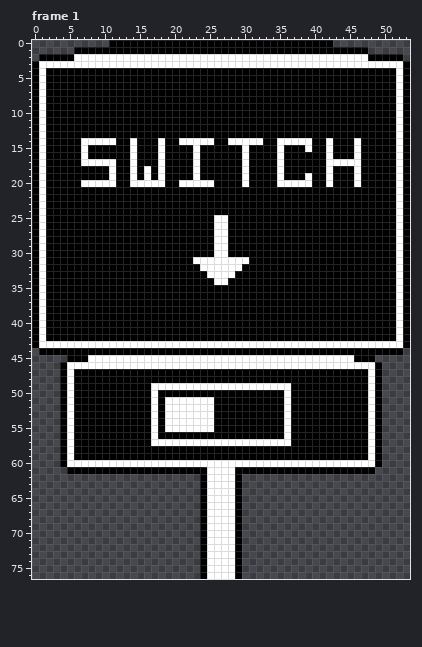
A pixel-art file gets an edit: languages/zh_CN/assets/images/battleCharacters/mettaton/bodyBack.ase. Above is the file before it was changed.
54x77 pixels, 2 frames. Shown: frame 1. The commit also changed other frames, which this record leaves out.
New version:
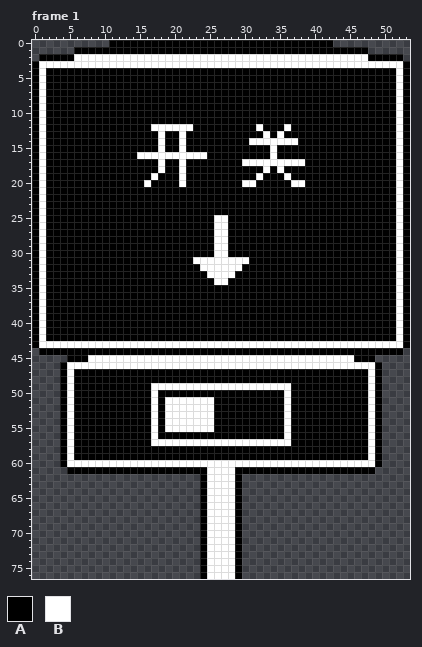
Palette (. is transparent): A #000000  B #ffffff
Difference:
layer "图层 1" added
Frame 1, layers "图层 1", "Layer 1":
y 12: x 17..22 AAAAAA -> BBBBBB; x 32 A -> B; x 36 A -> B
y 13: x 18 A -> B; x 21 A -> B; x 33 A -> B; x 35 A -> B
y 14: x 7..11 BBBBB -> AAAAA; x 14 B -> A; x 22..25 BBBB -> AAAA; x 28..30 BBB -> AAA; x 33..34 AA -> BB; x 38..39 BB -> AA; x 42 B -> A; x 46 B -> A
y 15: x 7 B -> A; x 14 B -> A; x 21 A -> B; x 23 B -> A; x 30 B -> A; x 34..35 AB -> BA; x 39 B -> A; x 42 B -> A; x 46 B -> A
y 16: x 7 B -> A; x 14..17 BAAA -> ABBB; x 19..22 AAAA -> BBBB; x 24 A -> B; x 30 B -> A; x 34..35 AB -> BA; x 42 B -> A; x 46 B -> A
y 17: x 7..11 BBBBB -> AAAAA; x 14 B -> A; x 21 A -> B; x 23 B -> A; x 31..34 AAAA -> BBBB; x 36..38 AAA -> BBB; x 42..46 BBBBB -> AAAAA
y 18: x 11 B -> A; x 14 B -> A; x 16 B -> A; x 21 A -> B; x 23 B -> A; x 30 B -> A; x 33 A -> B; x 42 B -> A; x 46 B -> A
y 19: x 11 B -> A; x 14 B -> A; x 16..18 BAB -> ABA; x 21 A -> B; x 23 B -> A; x 30 B -> A; x 32 A -> B; x 35..36 BA -> AB; x 39 B -> A; x 42 B -> A; x 46 B -> A
y 20: x 7..11 BBBBB -> AAAAA; x 14..15 BB -> AA; x 17..18 BB -> AA; x 22..25 BBBB -> AAAA; x 31 A -> B; x 35..36 BB -> AA; x 39 B -> A; x 42 B -> A; x 46 B -> A
